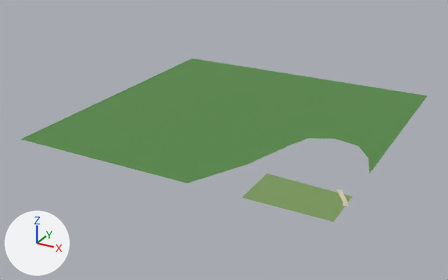
The glTF model public/assets/bengaluru-region-v1/tiles/t-14_-22-l1.glb as it was, and as the next commit left it.
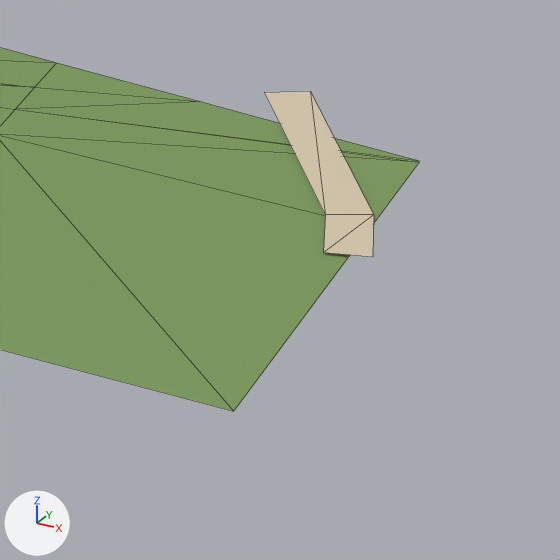
Old and new are each drawn whole from a 50 mm lens placed at (-6310.0, -11611.0, 380.0), pointed at (-6768.0, -10779.0, -36.0) and again close up on the part from 69% to 82% of the width and 64% to 85% of the height. The axes (+X, +Y, +Z) are drawn at lower left. The lights are the same throughout. The last two pictures show the newer version. The close-ups show mesh edges as thin lines.

Objects in the first close-up: 'ground'.
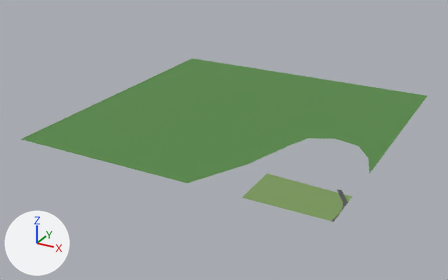
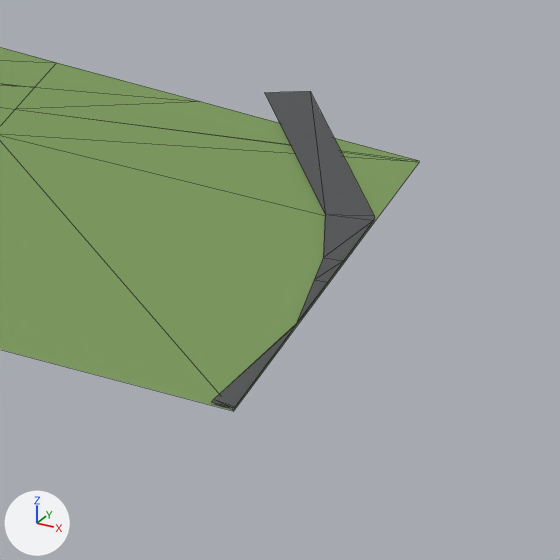
Location of each change, [x1, y1, x2, y2] in pixels of the close-ups (560 x 560 px):
```json
{"part": 1, "of": "me_ground", "change": "built on", "before": [323, 215, 374, 257], "after": [212, 214, 374, 408]}
{"part": 2, "of": "me_ground", "change": "recoloured", "before": [265, 91, 374, 215], "after": [265, 91, 374, 215], "on screen": "beige to dark grey"}
```

Scene script edits in JSON lines:
```json
{"block": "me_ground", "where": "# used by ob_ground; location = (-7000.0, -11000.0, 0.0)"}
{"op": "remove", "block": "me_ground", "code": "me_ground.from_pydata(...)  # 247 vertices, 392 faces; spans x 0.0..503.0, y 0.0..500.0, z 1.0"}
{"op": "add", "block": "me_ground", "code": "me_ground.from_pydata(...)  # 256 vertices, 401 faces; spans x 0.0..500.0, y 0.0..500.0, z 1.0"}
{"block": "me_ground", "change": "me_ground part 1"}
{"block": "me_ground", "change": "2 vertices are removed from x 497.0..503.0, y 40.0..42.0, z 1.0"}
{"block": "me_ground", "change": "2 faces are deleted"}
{"block": "me_ground", "change": "11 vertices are added at x 497.0..500.0, y 0.0..51.0, z 1.0"}
{"block": "me_ground", "change": "11 new faces join them"}
{"block": "me_ground", "change": "me_ground part 2: 2 kept faces spanning x 477.0..500.0, y 50.0..80.0, z 1.0 get new vertex colours; the middle colour goes from beige #d7c9ae to dark grey #535556"}
{"block": "me_ground", "change": "other edits to the shape of me_ground do not show in these pictures"}
```
